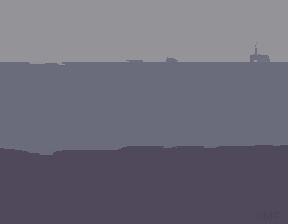
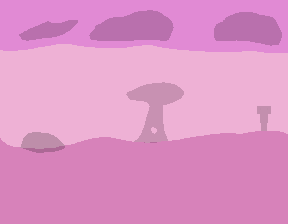
Two versions of the same layered image (288 × 224). Layer-by-layer changes:
added group "pink" (1st of 2) with 2 layers above "forest" over left=0, top=0, right=288, bottom=224
added layer "ping_2" (20%) in group "pink" over left=19, top=10, right=282, bottom=153
added layer "pink" (2nd of 2, in "pink") in group "pink" over left=0, top=0, right=288, bottom=224
added group "forest" (1st of 2) with 2 layers above "gray" over left=0, top=0, right=288, bottom=224
added layer "Warstwa 2" (20%) in group "forest" over left=269, top=121, right=283, bottom=145
added layer "forest" (2nd of 2, in "forest") in group "forest" over left=0, top=0, right=288, bottom=224
added group "gray" (1st of 2) with 2 layers above "sea" over left=0, top=0, right=288, bottom=224
moved "Warstwa 1" into group "gray" over left=257, top=209, right=284, bottom=222
renamed "Tło" to "gray", moved it into group "gray" over left=0, top=0, right=288, bottom=224
added layer "sea" over left=0, top=0, right=288, bottom=224
